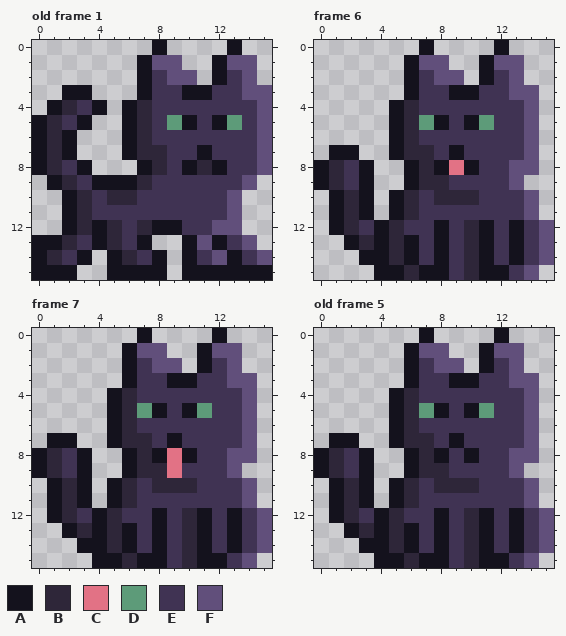
A pixel-art file gets an edit: Alzey2025/Assets/Sprites/Raw/Sprite-0001.aseprite. The picture above was drawn from the file before the commit.
16x16 pixels, 13 frames. Shown: old frame 1, frame 6, frame 7, old frame 5. The commit also changed other frames, which this record leaves out.
Visible layers, top first: "Layer 2", "Layer 1".
Palette (. is transparent): A #14121d  B #2e2639  C #e27285  D #5d9b79  E #403353  F #614f7b
Pixels before, old frame 1, first column x 0:
 0 ........A....A..
 1 .......AFF..AFF.
 2 .......AEFF.AEF.
 3 ..AA...AEEAAEEFF
 4 .ABEA.ABEEEEEEEF
 5 ABEA..ABEDAEADEF
 6 ABA...ABEEEEEEEF
 7 ABA...ABBEEAEEEF
 8 ABEA...ABEABAEEF
 9 .ABEAAABEEEEEEF.
10 ..ABEBBEEEEEEF..
11 ..ABEEEEEEEEEF..
12 ..ABABEBAAEEFF..
13 AABEABEA..AFAEF.
14 ABEA.ABEA.AEFAEF
15 AAA..AAAA.AAAAAA
Pixels before, frame 6, first column x 0:
 0 .......A....A...
 1 ......AFF..AFF..
 2 ......AEFF.AEF..
 3 ......AEEAAEEFF.
 4 .....ABEEEEEEEF.
 5 .....ABDAEADEEF.
 6 .....ABEEEEEEEF.
 7 .AA..ABBEAEEEEF.
 8 ABEA..ABACAEEFF.
 9 ABEA..ABBEEEEF..
10 .ABA.ABEBBBEEEF.
11 .ABA.ABEEEEEEEF.
12 .ABEABEEAEBAEAEF
13 ..ABABAEAEBAEAEF
14 ...AABAEAEBAEAEF
15 ....AABAAEBAAEF.
Pixels before, frame 7, first column x 0:
 0 .......A....A...
 1 ......AFF..AFF..
 2 ......AEFF.AEF..
 3 ......AEEAAEEFF.
 4 .....ABEEEEEEEF.
 5 .....ABDAEADEEF.
 6 .....ABEEEEEEEF.
 7 .AA..ABBEAEEEEF.
 8 ABEA..ABACAEEFF.
 9 ABEA..ABBCEEEF..
10 .ABA.ABEBBBEEEF.
11 .ABA.ABEEEEEEEF.
12 .ABEABEEAEBAEAEF
13 ..ABABAEAEBAEAEF
14 ...AABAEAEBAEAEF
15 ....AABAAEBAAEF.
Pixels before, old frame 5, first column x 0:
 0 .......A....A...
 1 ......AFF..AFF..
 2 ......AEFF.AEF..
 3 ......AEEAAEEFF.
 4 .....ABEEEEEEEF.
 5 .....ABDAEADEEF.
 6 .....ABEEEEEEEF.
 7 .AA..ABBEAEEEEF.
 8 ABEA..ABAEAEEFF.
 9 ABEA..ABBEEEEF..
10 .ABA.ABEBBBEEEF.
11 .ABA.ABEEEEEEEF.
12 .ABEABEEAEBAEAEF
13 ..ABABAEAEBAEAEF
14 ...AABAEAEBAEAEF
15 ....AABAAEBAAEF.
Once edited:
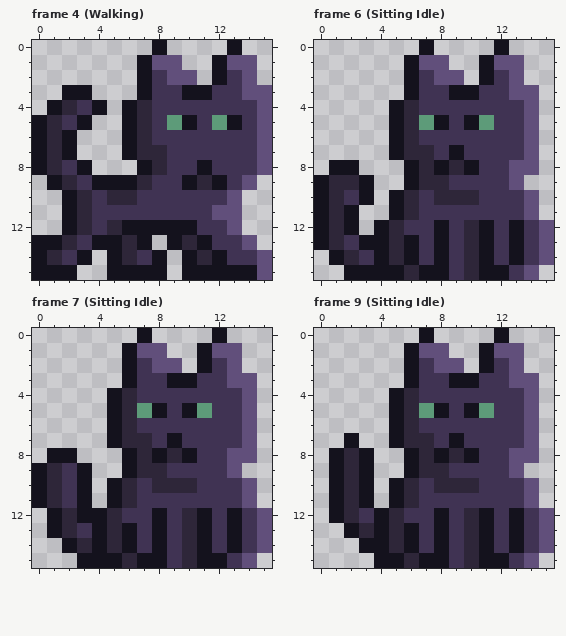
A new or re-ordered frame is compared with the old frame closest to it.
Edits made:
frames 13 -> 34
frames re-ordered
Frame 4 (Walking) against old frame 1, layer "Layer 2":
y 5: x 12..13 AD -> DA
y 7: x 11 A -> E
y 8: x 10..12 ABA -> EAE
y 9: x 10..12 EEE -> ABA
y 11: x 12 E -> F
y 12: x 4 A -> E; x 6..7 EB -> AA; x 10 E -> A; x 12 F -> E
y 13: x 5..6 BE -> AB; x 9..12 .AFA -> ABAE
y 14: x 11..13 EFA -> BAE
y 15: x 15 A -> F
Frame 6 (Sitting Idle), layers "Layer 2", "Layer 1":
y 7: x 1..2 AA -> ..
y 8: x 0..3 ABEA -> .AA.; x 9 C -> B
y 9: x 2 E -> B
y 10: x 0..2 .AB -> ABE
y 11: x 0..3 .ABA -> ABA.
y 12: x 0..3 .ABE -> ABA.
y 13: x 0..3 ..AB -> ABEA
y 14: x 1..3 ..A -> ABE
y 15: x 2..3 .. -> AA
Frame 7 (Sitting Idle), layers "Layer 2", "Layer 1":
y 7: x 1..2 AA -> ..
y 8: x 0..3 ABEA -> .AA.; x 9 C -> B
y 9: x 9 C -> E
y 10..11: x 0..2 .AB -> ABE
y 12: x 3 E -> A
y 13: x 1..3 .AB -> ABE
y 14: x 2..3 .A -> AB
y 15: x 3 . -> A
Frame 9 (Sitting Idle) is new; against old frame 5, layers "Layer 2", "Layer 1":
y 7: x 1 A -> .
y 8: x 0..2 ABE -> .AB; x 9 E -> B
y 9: x 0..2 ABE -> .AB
Pixel boxes of the changes (left, top, right, bottom) in both pictures:
changed: (92, 115, 272, 280)
changed: (314, 145, 374, 280)
changed: (449, 160, 464, 175)
changed: (32, 433, 92, 568)
changed: (167, 448, 182, 478)
changed: (314, 433, 359, 478)
changed: (449, 448, 464, 463)
